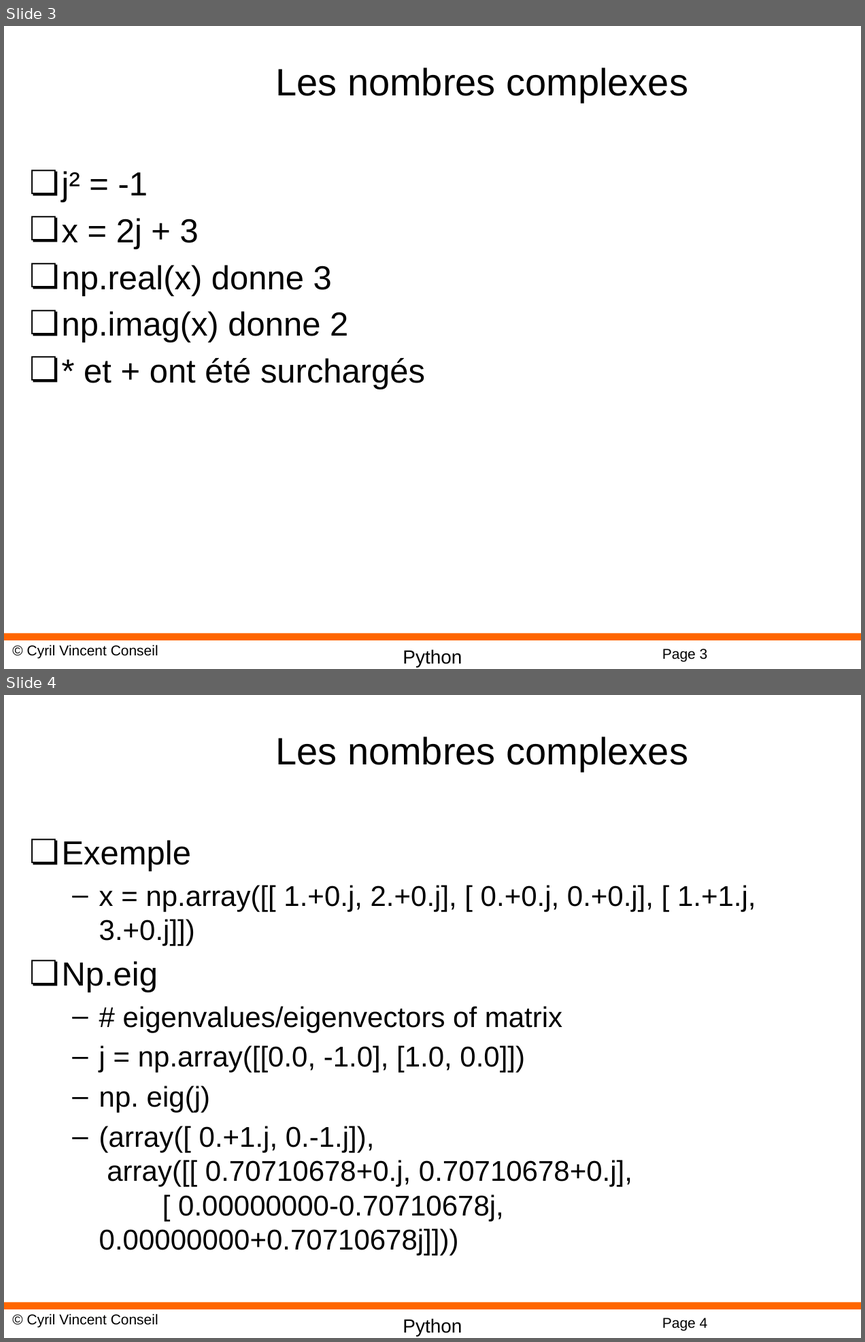
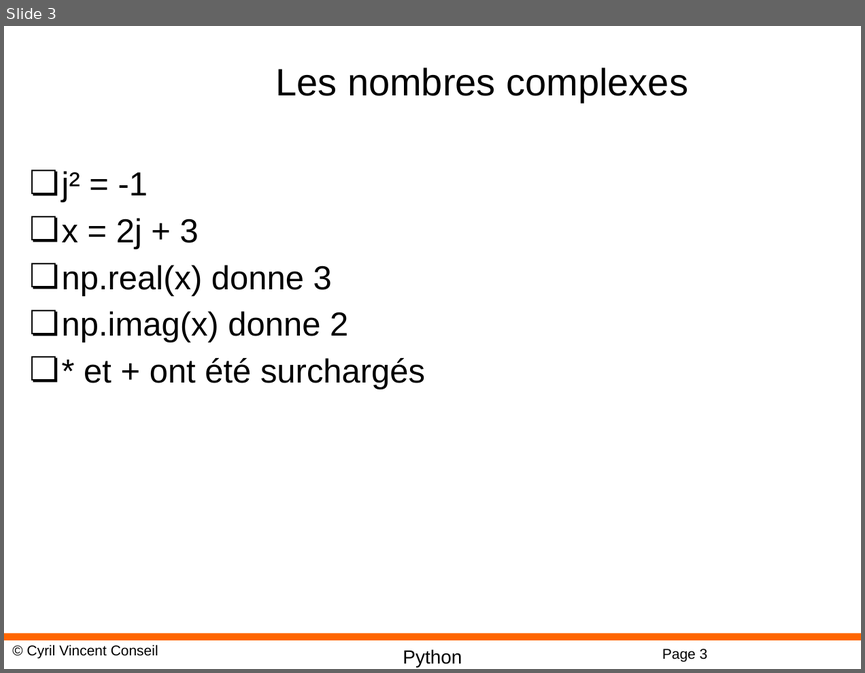
Before and after one commit to cyrilvincent/python, a slide deck: ppt/PythonMath08-FFT.pptx. Shown one above the other, each under a label of ours: slides 3 and 4 before the commit, slide 3 after it. The pictures are 865x1342 and 865x673 pixels, drawn with LibreOffice and Linux fonts; fonts in the diff are those of the drawing; background and template pictures are left out. Boxes give left, top, right and bottom in pixels: in the first picture for what was removed or moved away, otherwise in the second. Text is boxed around its words. In the diff, an @@ line names an element or a change of style, - is before the commit and + after.

```diff
--- a/ppt/PythonMath08-FFT.pptx
+++ b/ppt/PythonMath08-FFT.pptx
@@ slide 4 removed at <box>4,695,861,1338</box>, background #FFFFFF; not listed: 4 template elements that a slide beside it also shows @@
@@ title removed at <box>275,736,688,772</box> @@
-Les nombres complexes
@@ text removed at <box>62,840,755,1255</box> @@
-❏ Exemple
-  – x = np.array([[ 1.+0.j, 2.+0.j], [ 0.+0.j, 0.+0.j], [ 1.+1.j, 3.+0.j]])
-❏ Np.eig
-  – # eigenvalues/eigenvectors of matrix
-  – j = np.array([[0.0, -1.0], [1.0, 0.0]])
-  – np. eig(j)
-  – (array([ 0.+1.j, 0.-1.j]),
-    array([[ 0.70710678+0.j, 0.70710678+0.j],
-    [ 0.00000000-0.70710678j, 0.00000000+0.70710678j]]))
```
Also in this commit, not shown: 1 slide changed, 2 other files.
